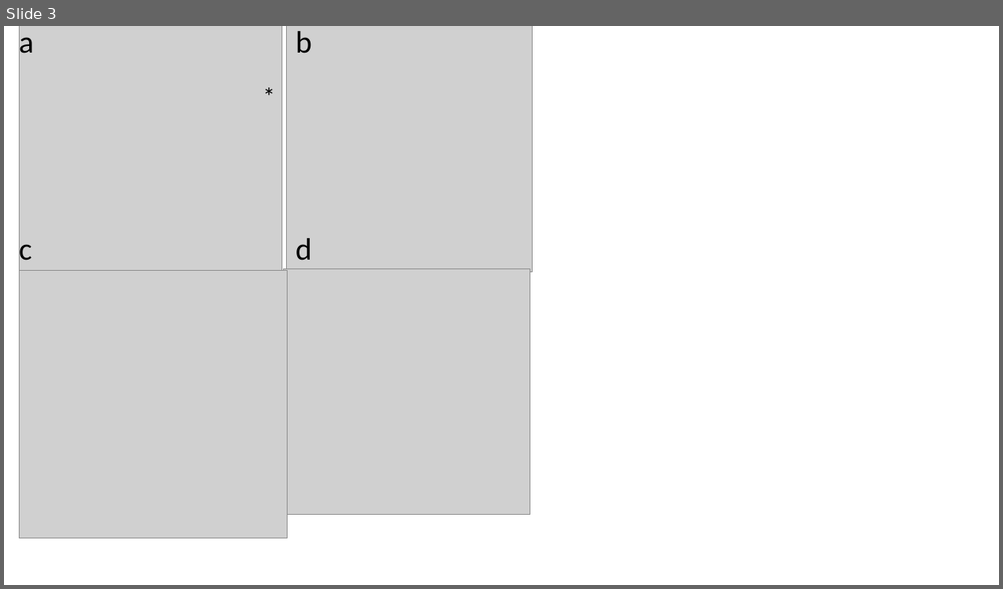
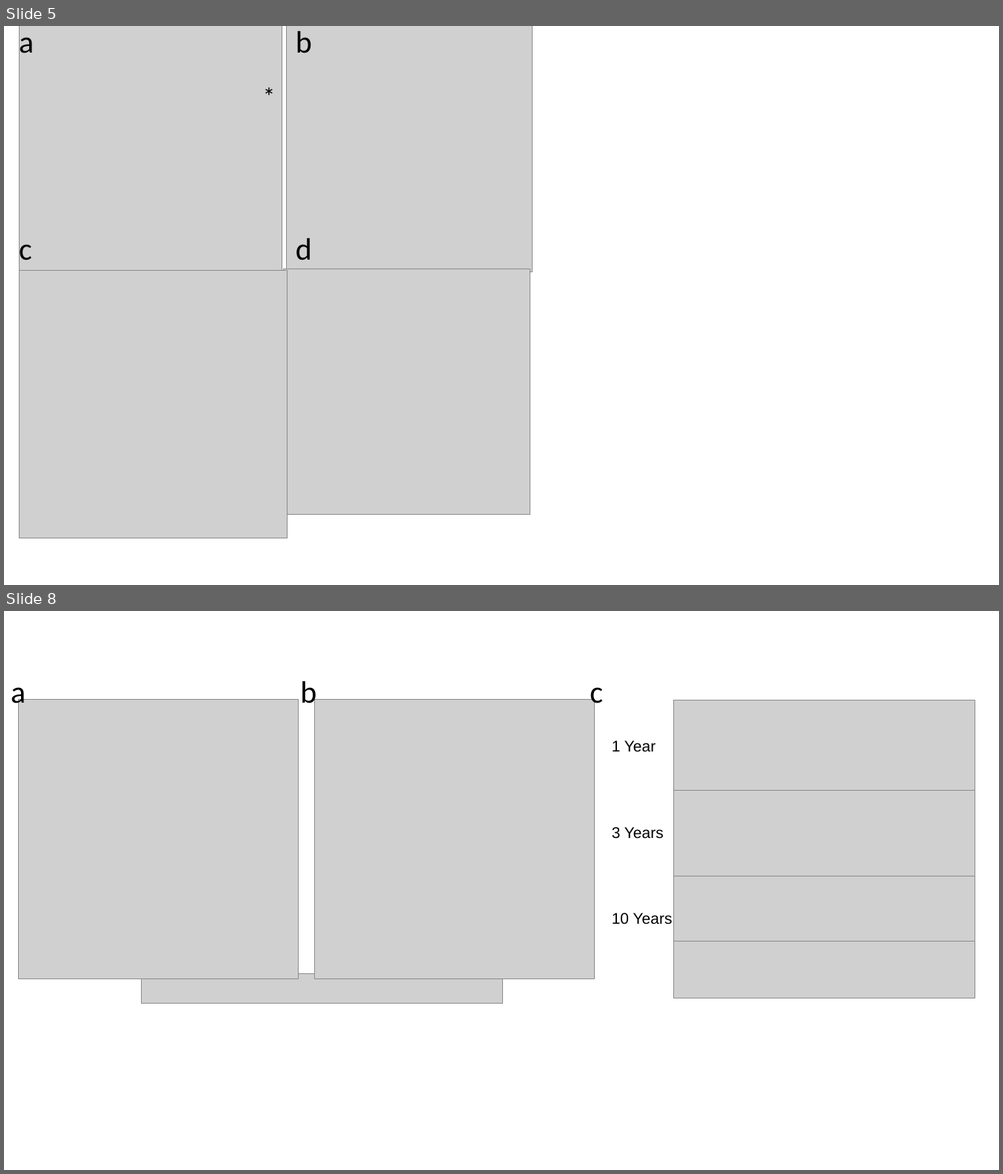
Before and after one commit to DaPsyientist/COVID911_EmoMem, a slide deck: Merged/Output/fig/pptx/covid_graph.pptx. Shown one above the other, each under a label of ours: slide 3 before the commit, slides 5 and 8 after it; the slides between them are not shown. The pictures are 1003x589 and 1003x1174 pixels, drawn with LibreOffice and Linux fonts; fonts in the diff are those of the drawing; grey boxes stand for pictures. Boxes give left, top, right and bottom in pixels: in the first picture for what was removed or moved away, otherwise in the second. Text is boxed around its words. In the diff, an @@ line names an element or a change of style, - is before the commit and + after.

```diff
--- a/Merged/Output/fig/pptx/covid_graph.pptx
+++ b/Merged/Output/fig/pptx/covid_graph.pptx
@@ slide 8 added at bbox=[4, 611, 999, 1170], background #FFFFFF @@
@@ text added at bbox=[11, 687, 25, 711], 30 pt, text #000000 @@
+a
@@ text added at bbox=[300, 681, 316, 711], 30 pt, text #000000 @@
+b
@@ text added at bbox=[589, 687, 603, 711], 30 pt, text #000000 @@
+c
@@ picture added at bbox=[19, 700, 299, 980] @@
@@ picture added at bbox=[315, 700, 595, 980] @@
@@ group added at bbox=[612, 700, 975, 998]: 4 pictures, 3 texts @@
+1 Year
+3 Years
+10 Years
@@ picture added at bbox=[142, 974, 503, 1004] @@
@@ what was slide 3 is now slide 5 @@
```
Also in this commit, not shown: 1 slide changed, 4 other slides added, 1 slide removed, 1 other file.
